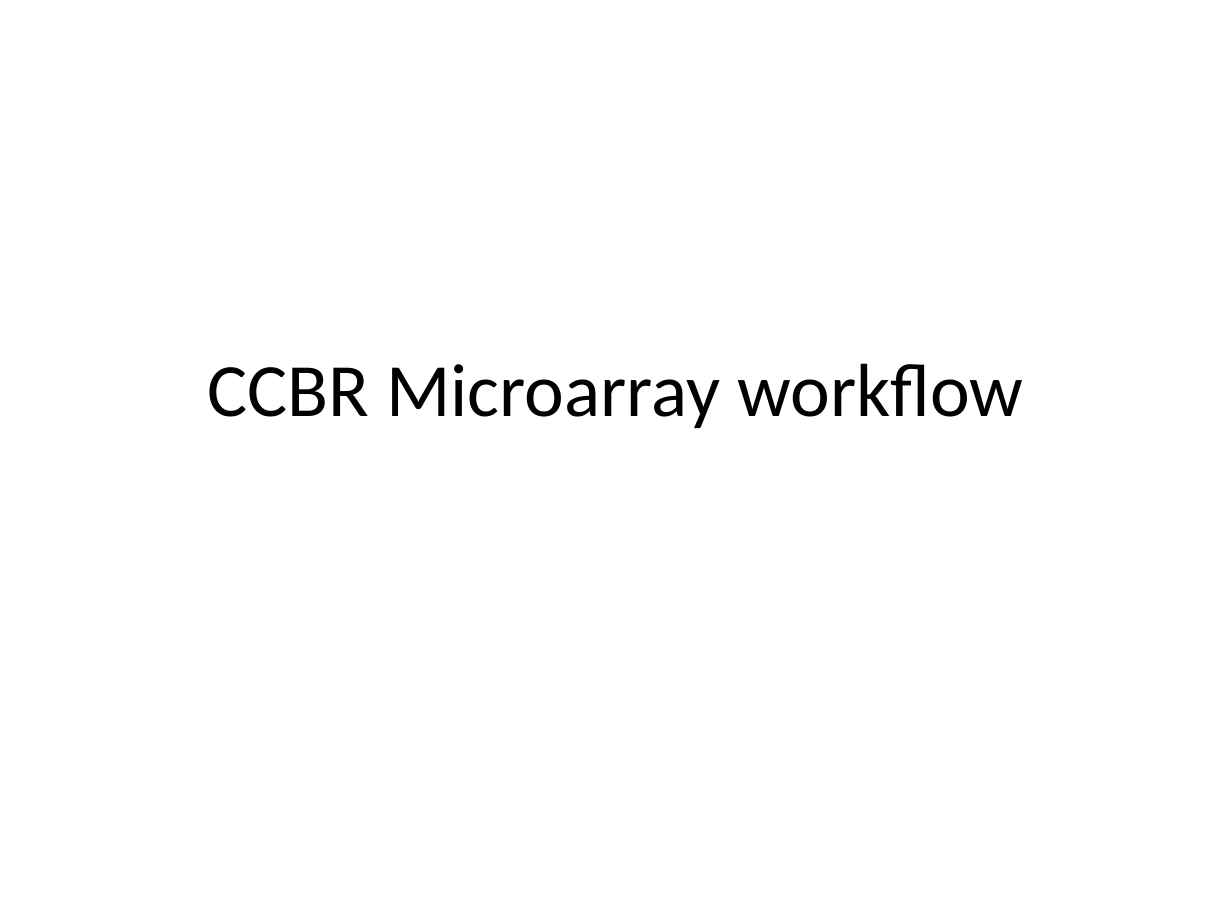
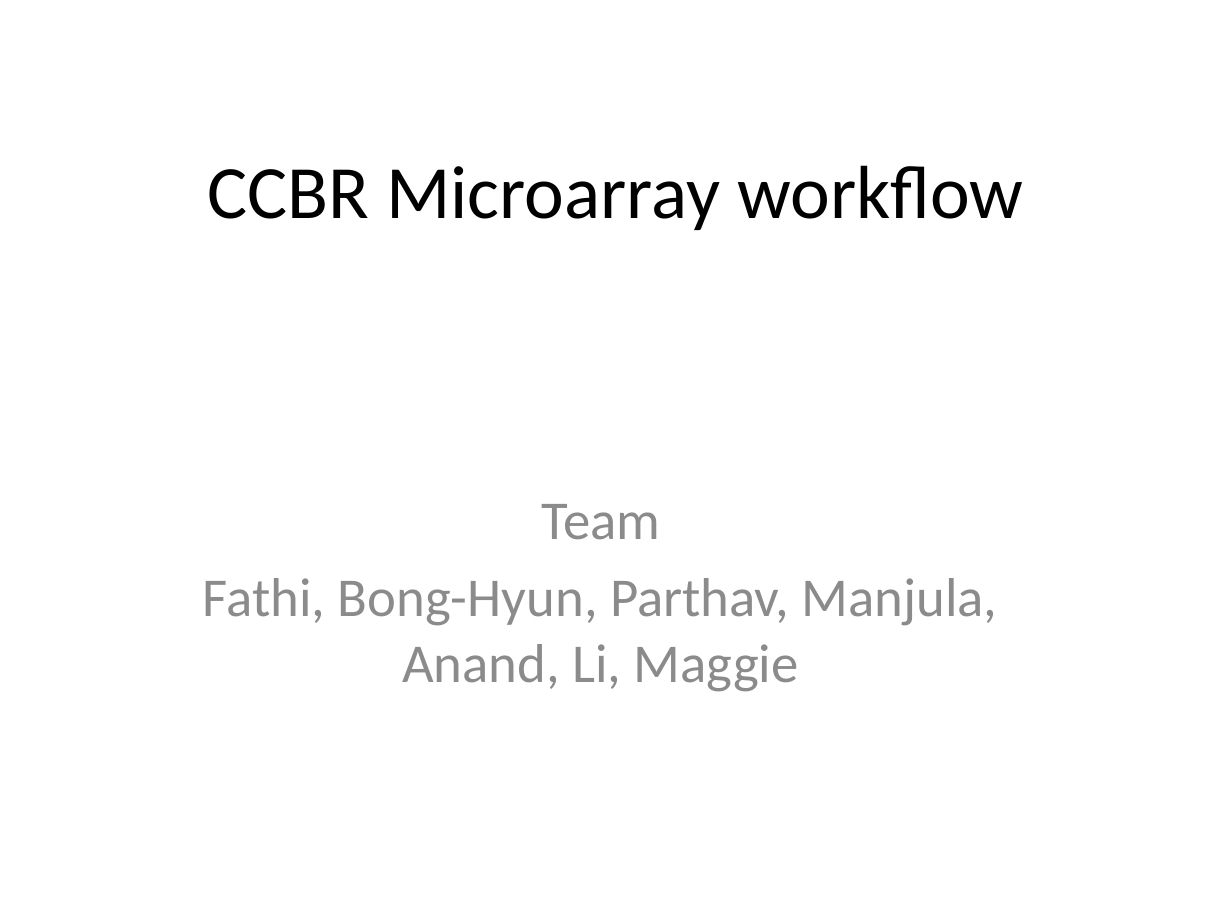
Before and after one commit to CCBR/CCBR-Commons, a slide deck: slide 1 of Microarray/Analysis/WorkflowDesign.pptx. Drawn at 1232x924 pixels with LibreOffice and Linux fonts; fonts in the diff are those of the drawing. Boxes give left, top, right and bottom in pixels: in the first picture for what was removed or moved away, otherwise in the second. Text is boxed around its words. In the diff, an @@ line names an element or a change of style, - is before the commit and + after.

```diff
--- a/Microarray/Analysis/WorkflowDesign.pptx
+++ b/Microarray/Analysis/WorkflowDesign.pptx
@@ title "CCBR Microarray workflow": place and size @@
-title "CCBR Microarray workflow" at box(207, 363, 1023, 428)
+title "CCBR Microarray workflow" at box(207, 165, 1023, 230)
@@ subtitle added at box(203, 504, 997, 692), 32 pt, text #8C8C8C @@
+Team
+Fathi, Bong-Hyun, Parthav, Manjula, Anand, Li, Maggie
```
Also in this commit, not shown: 2 other slides changed, 1 slide added.
